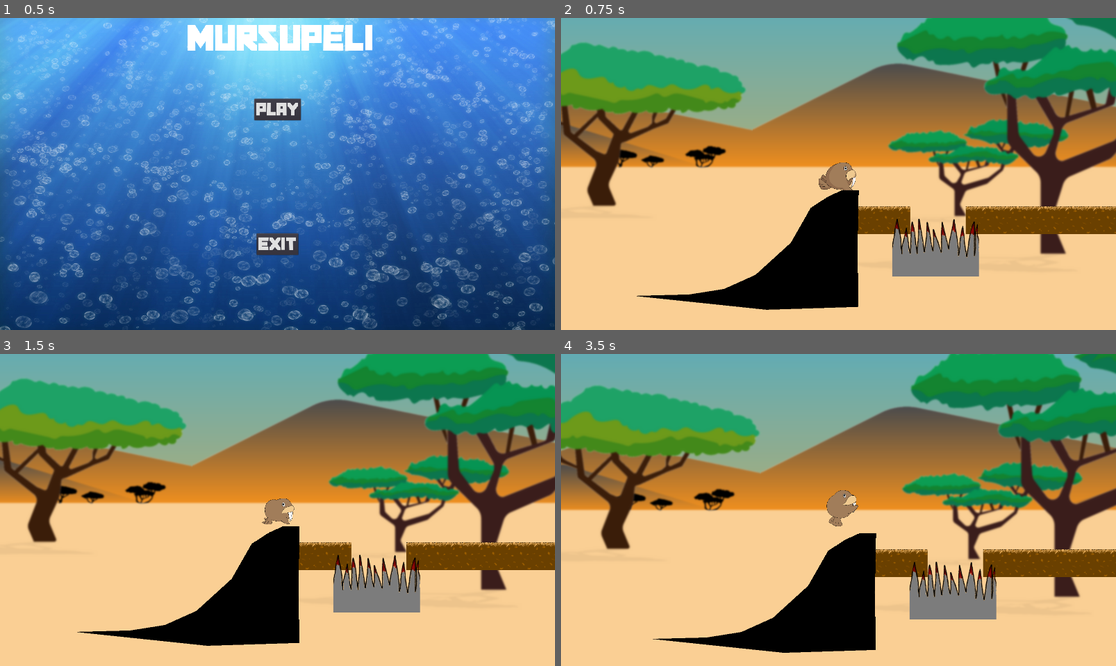
Above: before the commit, frames 1-4 (two rows, left to right).
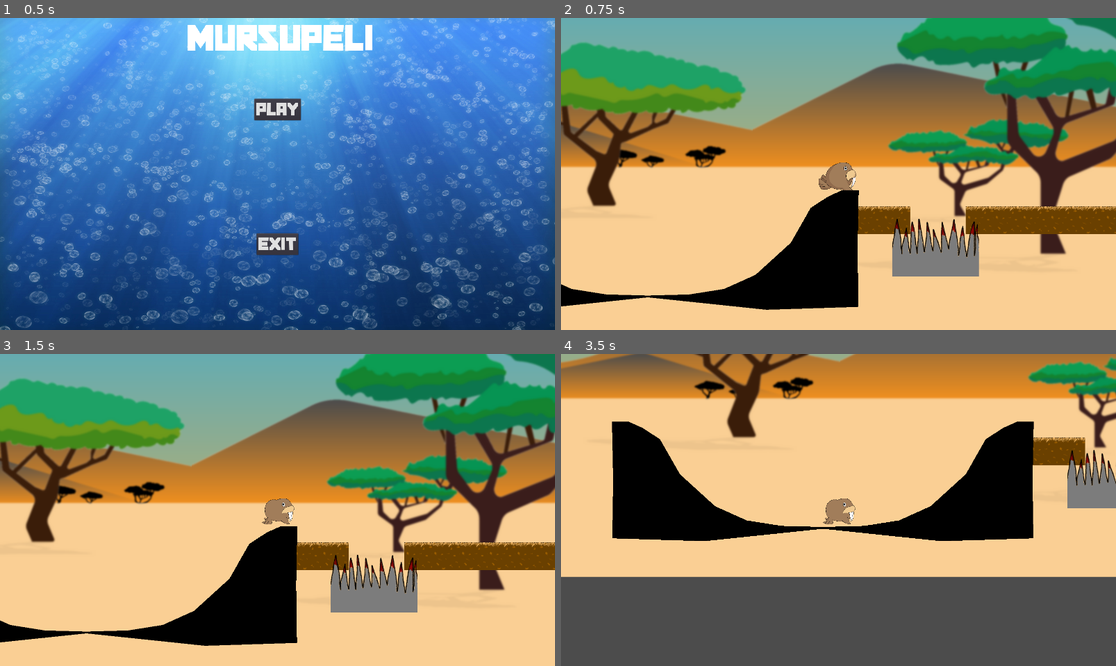
Above: after the commit, the same moments.

Repository: Nallekari/MursuGodot
Game: Godot game, scene res://Scenes/MainMenu.tscn
The game is run twice, just before and just after one commit, with the same random seed, the same clock (stepped at 60 frames per second) and the same inputs.
Inputs:
- Up to frame 1 (0.5 s): no input
- Up to frame 2 (0.75 s): click "PLAY" at 0.5 s
- Up to frame 3 (1.5 s): tap Enter at 1.25 s; hold D (move_right) from 1.28 s (still down); hold E (slide) from 1.28 s (still down)
- Up to frame 4 (3.5 s): tap Space (jump) at 1.52, 2.27 s; release D (move_right) at 2.03 s; release E (slide) at 2.03 s; hold A (move_left) 2.03-2.78 s; tap E (slide) at 2.1 s; hold D (move_right) from 2.78 s (still down); hold E (slide) from 2.78 s (still down)

Frame 1 is identical in both runs. In frame 2, 0.5% of the frame differs, in the area x 0-16%, y 85-93%; in frame 3, 6.5%; in frame 4, 89%, in the area x 0-100%, y 0-100%.

Commit message:
slide mechanic improvements (now working)

Diff:
--- a/Levels/SavannaLevel.tscn
+++ b/Levels/SavannaLevel.tscn
@@ -49,6 +49,10 @@
 
 [node name="Slope" parent="." instance=ExtResource( 7 )]
 
+[node name="SlopeReverse" parent="." instance=ExtResource( 7 )]
+position = Vector2( -2291, 0 )
+scale = Vector2( -1, 1 )
+
 [connection signal="body_entered" from="DeathSpike" to="." method="_on_DeathSpike_body_entered"]
 [connection signal="body_entered" from="DeathSpike2" to="." method="_on_DeathSpike_body_entered"]
 [connection signal="body_entered" from="DeathSpike3" to="." method="_on_DeathSpike_body_entered"]
--- a/Scenes/Player.tscn
+++ b/Scenes/Player.tscn
@@ -54,7 +54,7 @@
 animation = "Default"
 
 [node name="FrontSensor" type="Position2D" parent="."]
-position = Vector2( 40, 49 )
+position = Vector2( 20, 55 )
 
 [node name="BackSensor" type="Position2D" parent="."]
-position = Vector2( -47, 49 )
+position = Vector2( 18, 55 )
--- a/Scripts/MursuMovement.gd
+++ b/Scripts/MursuMovement.gd
@@ -12,7 +12,7 @@
 export var gravity = 800
 
 
-
+var facing_right = null
 var touched_ground = true
 var active = true
 
@@ -34,36 +34,57 @@
 
 
 
-
-
 func movement(direction):
 	if Input.is_action_pressed("jump") && touched_ground:
 		jump(jump_force)
 
 	direction = Input.get_axis("move_left","move_right")
 	if direction != 0:
+		Animations.flip_h = (direction == -1)
+	update_animations(direction)
+
+	if !facing_right && front_sensor.global_position > back_sensor.global_position:
 		var front_last_position = front_sensor.global_position
 		var back_last_position = back_sensor.global_position
 		front_sensor.global_position = back_last_position
 		back_sensor.global_position = front_last_position
-		Animations.flip_h = (direction == -1)
-	velocity.x = direction * speed
-	update_animations(direction)
+		print(facing_right)
+	elif facing_right && back_sensor.global_position > front_sensor.global_position:
+		var front_last_position = front_sensor.global_position
+		var back_last_position = back_sensor.global_position
+		front_sensor.global_position = back_last_position
+		back_sensor.global_position = front_last_position
+		print(facing_right)
+
+	if direction > 0:
+		facing_right = true
+	elif direction < 0:
+		facing_right = false
+
 	if Input.is_action_pressed("slide"):
 		slide()
-
+	else:
+		velocity.x = lerp(velocity.x, direction * speed, 0.5)
 func slide():
 	var space_state = get_world_2d().direct_space_state
 	var front_sensor_feed = space_state.intersect_ray(front_sensor.global_position, front_sensor.global_position + Vector2(0,200), [self], collision_mask)
 	var back_sensor_feed = space_state.intersect_ray(back_sensor.global_position, back_sensor.global_position + Vector2(0,200), [self], collision_mask)
 	if  front_sensor_feed && back_sensor_feed:
 		#gravity = 8000
-		print("sliding")
-		if (front_sensor_feed.position.y - back_sensor_feed.position.y) > 0:
-			velocity = Vector2(-speed, (front_sensor_feed.position.y - back_sensor_feed.position.y)+gravity)
-			print(str(speed) + "   " + str((front_sensor_feed.position.y - back_sensor_feed.position.y)+gravity))
-		elif (front_sensor_feed.position.y-back_sensor_feed.position.y) < 0 :
-			velocity = Vector2(speed, front_sensor_feed.position.y - back_sensor_feed.position.y + gravity)
+		var angle = rad2deg(front_sensor_feed.position.angle_to_point(back_sensor_feed.position))
+		#var angle = front_sensor_feed.position.angle_to_point(back_sensor_feed.position)
+		print(angle)
+		if facing_right && angle > 5:
+			velocity = lerp(velocity ,Vector2(speed * 2, gravity*2), 0.01)
+		elif facing_right && angle < -5:
+			velocity = lerp(velocity ,Vector2(-speed * 2, gravity*2), 0.01)
+			#print(str(-speed * angle) + "   " + str((front_sensor_feed.position.y - back_sensor_feed.position.y)+gravity))
+			print("sliding facing right")
+		if !facing_right && angle > 5 :
+			velocity = lerp(velocity ,Vector2(-speed * 2, gravity), 0.01)
+		elif !facing_right && angle < -5:
+			velocity = lerp(velocity ,Vector2(speed * 2, gravity), 0.01)
+			print("sliding facing left")
 		#if result1 && result2:
 		#	print("frontsensor "+ str(result1.position))
 		#	print("backsensor "+ str(result2.position))
